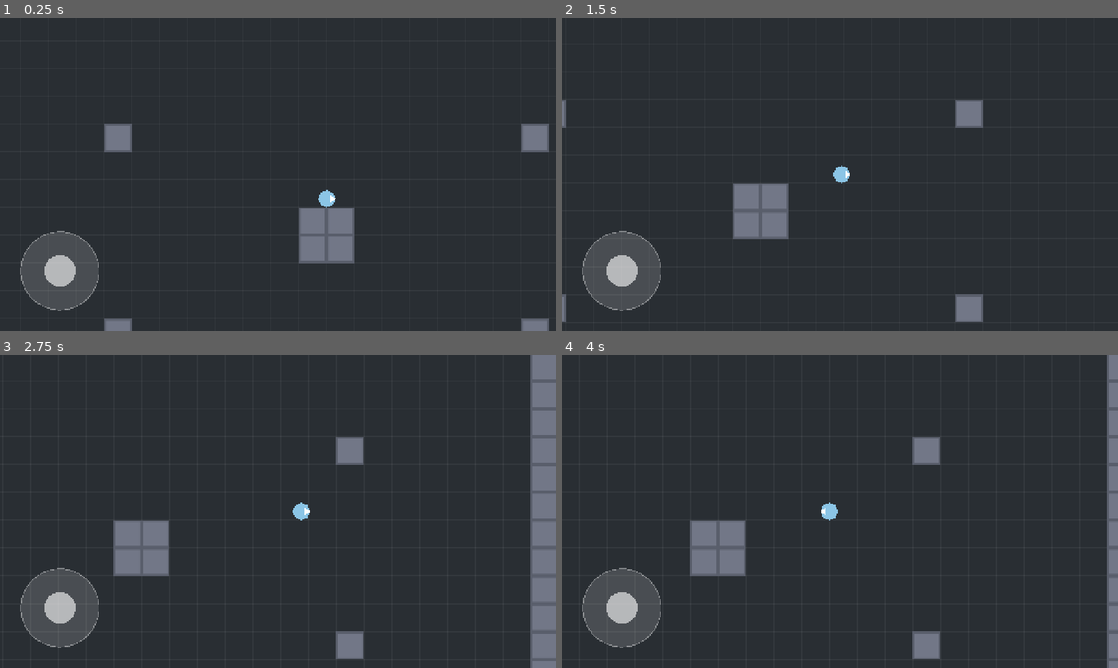
Above: before the commit, frames 1-4 (two rows, left to right).
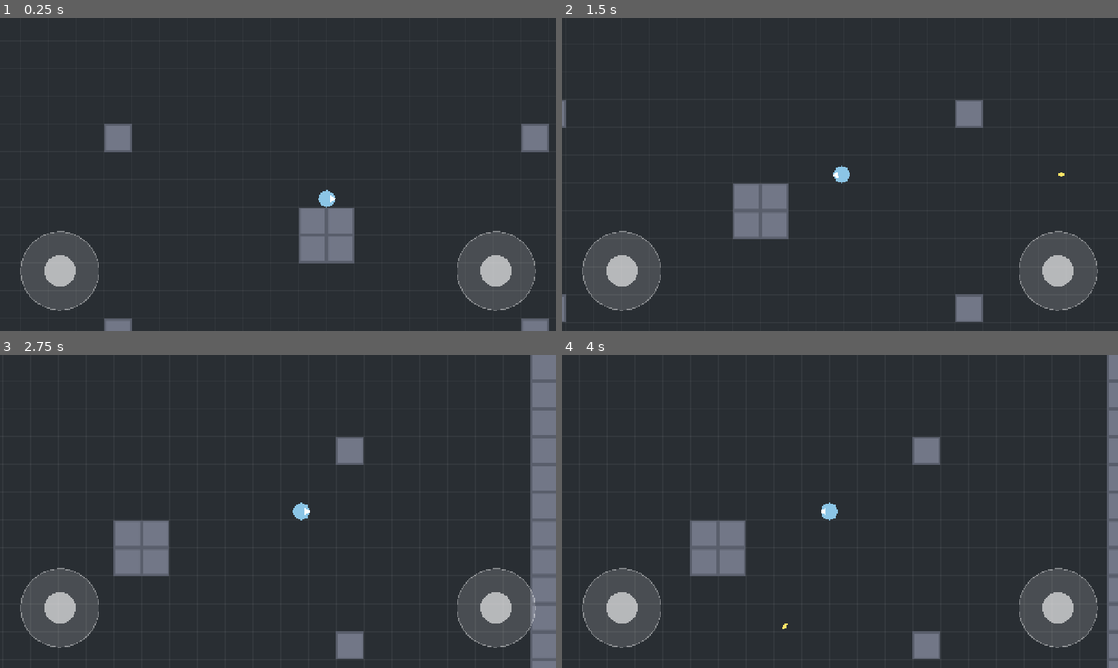
Above: after the commit, the same moments.

Repository: pmudry/bibrawl
Game: Godot game, scene res://scenes/arena/arena.tscn
Same seed, same stepped clock (60 frames per second), same inputs: the game is played once before the commit and once after it.
Inputs (mouse positions are in pixels of both pictures, inside the frame that each line leads up to):
- Up to frame 1 (0.25 s): no input
- Up to frame 2 (1.5 s): move the mouse to (962, 158) at 0.52 s; hold D (move_right) 0.53-1.25 s; hold Space (fire, bound only after the commit) 0.53-1.25 s; click (962, 158) at 0.67 s; drag from (728, 190) to (812, 237) at 1.27 s
- Up to frame 3 (2.75 s): tap Enter at 2 s; move the mouse to (333, 442) at 2.02 s; hold D (move_right) from 2.03 s (still down); hold Space (fire, bound only after the commit) from 2.03 s (still down); click (333, 442) at 2.17 s
- Up to frame 4 (4 s): release D (move_right) at 2.75 s; release Space (fire, bound only after the commit) at 2.75 s; drag from (812, 574) to (673, 464) at 2.77 s; move the mouse to (1006, 558) at 3.52 s; hold A (move_left) from 3.53 s (still down); hold Space (fire, bound only after the commit) from 3.53 s (still down); click (1006, 558) at 3.67 s

The runs differ from the first frame. In frame 1, 2.8% of the frame differs, in the area x 82-97%, y 68-94%; in frame 2, 2.9%, in the area x 48-97%, y 48-94%; in frame 3, 2.8%; in frame 4, 2.8%.

Commit message:
Joystick de visée et projectiles
- Second joystick (droite) : viser en maintenant, tirer au relâchement, tap = tir devant soi
- Desktop : clic gauche tire vers la souris, espace tire devant soi
- Projectile (Area2D) : touche murs et personnages, ignore le tireur
- BaseCharacter : PV, take_damage, cadence de tir, signaux health_changed / died

Co-Authored-By: Claude Opus 5 (1M context) <noreply@anthropic.com>

Diff:
--- a/project.godot
+++ b/project.godot
@@ -48,6 +48,11 @@
 , Object(InputEventKey,"resource_local_to_scene":false,"resource_name":"","device":-1,"window_id":0,"alt_pressed":false …(186 unchanged characters)…
 ]
 }
+fire={
+"deadzone": 0.2,
+"events": [Object(InputEventKey,"resource_local_to_scene":false,"resource_name":"","device":-1,"window_id":0,"alt_pressed":false,"shift_pressed":false,"ctrl_pressed":false,"meta_pressed":false,"pressed":false,"keycode":0,"physical_keycode":32,"key_label":0,"unicode":32,"location":0,"echo":false,"script":null)
+]
+}
 
 [input_devices]
 
--- /dev/null
+++ b/scenes/projectiles/projectile.tscn
@@ -0,0 +1,17 @@
+[gd_scene load_steps=3 format=3]
+
+[ext_resource type="Script" path="res://scripts/projectiles/projectile.gd" id="1_projectile"]
+
+[sub_resource type="CircleShape2D" id="CircleShape2D_hit"]
+radius = 6.0
+
+[node name="Projectile" type="Area2D"]
+collision_layer = 0
+script = ExtResource("1_projectile")
+
+[node name="Body" type="Polygon2D" parent="."]
+color = Color(1, 0.9, 0.4, 1)
+polygon = PackedVector2Array(10, 0, 0, -5, -10, 0, 0, 5)
+
+[node name="CollisionShape2D" type="CollisionShape2D" parent="."]
+shape = SubResource("CircleShape2D_hit")
--- a/scenes/ui/hud.tscn
+++ b/scenes/ui/hud.tscn
@@ -4,7 +4,7 @@
 
 [node name="HUD" type="CanvasLayer"]
 
-[node name="VirtualJoystick" type="Control" parent="." groups=["virtual_joystick"]]
+[node name="MoveJoystick" type="Control" parent="." groups=["move_joystick"]]
 anchors_preset = 2
 anchor_top = 1.0
 anchor_bottom = 1.0
@@ -13,5 +13,18 @@
 offset_right = 228.0
 offset_bottom = -48.0
 grow_vertical = 0
-mouse_filter = 2
 script = ExtResource("1_joystick")
+
+[node name="AimJoystick" type="Control" parent="." groups=["aim_joystick"]]
+anchors_preset = 3
+anchor_left = 1.0
+anchor_top = 1.0
+anchor_right = 1.0
+anchor_bottom = 1.0
+offset_left = -228.0
+offset_top = -228.0
+offset_right = -48.0
+offset_bottom = -48.0
+grow_horizontal = 0
+grow_vertical = 0
+script = ExtResource("1_joystick")
--- a/scripts/characters/base_character.gd
+++ b/scripts/characters/base_character.gd
@@ -1,40 +1,108 @@
 class_name BaseCharacter
 extends CharacterBody2D
 
-## Personnage de base : déplacement top-down, caméra qui suit.
+## Personnage de base : déplacement top-down, visée, tir, caméra qui suit.
 ## Les classes (assassin, archer, sorcier, tank) hériteront de cette scène.
 
+signal health_changed(current: int, maximum: int)
+signal died
+
 @export var speed: float = 260.0
+@export var max_health: int = 100
+@export var projectile_scene: PackedScene = preload("res://scenes/projectiles/projectile.tscn")
+@export var fire_cooldown: float = 0.35
+## Distance entre le centre du perso et le point d'apparition du projectile.
+@export var muzzle_offset: float = 28.0
 ## Seul le joueur local lit les inputs et active sa caméra.
 @export var is_local_player: bool = true
+
+var health: int
 
 @onready var _camera: Camera2D = $Camera2D
 @onready var _nose: Node2D = $Nose
 
-var _joystick: VirtualJoystick
+var _move_joystick: VirtualJoystick
+var _aim_joystick: VirtualJoystick
+var _facing: Vector2 = Vector2.RIGHT
+var _cooldown_left: float = 0.0
 
 
 func _ready() -> void:
+	health = max_health
 	_camera.enabled = is_local_player
-	_joystick = get_tree().get_first_node_in_group("virtual_joystick") as VirtualJoystick
+	_move_joystick = get_tree().get_first_node_in_group("move_joystick") as VirtualJoystick
+	_aim_joystick = get_tree().get_first_node_in_group("aim_joystick") as VirtualJoystick
+	if is_local_player and _aim_joystick != null:
+		_aim_joystick.released.connect(_on_aim_released)
 
 
-func _physics_process(_delta: float) -> void:
+func _physics_process(delta: float) -> void:
+	_cooldown_left = maxf(_cooldown_left - delta, 0.0)
 	if not is_local_player:
 		return
-	var direction := _read_input()
+	var direction := _read_move()
 	velocity = direction * speed
 	move_and_slide()
-	if direction.length_squared() > 0.0:
-		_nose.rotation = direction.angle()
+
+	# Le regard suit la visée en priorité, sinon le déplacement.
+	var aim := _aim_joystick.output if _aim_joystick != null else Vector2.ZERO
+	if aim.length_squared() > 0.0:
+		_facing = aim.normalized()
+	elif direction.length_squared() > 0.0:
+		_facing = direction.normalized()
+	_nose.rotation = _facing.angle()
+
+
+## Desktop : clic gauche tire vers la souris, espace tire devant soi.
+## Sur écran tactile, un tap hors des joysticks arrive ici comme un clic
+## (émulation souris) et tire donc vers le point touché.
+func _unhandled_input(event: InputEvent) -> void:
+	if not is_local_player:
+		return
+	if event is InputEventMouseButton and event.pressed and event.button_index == MOUSE_BUTTON_LEFT:
+		var to_mouse := get_global_mouse_position() - global_position
+		if to_mouse.length_squared() > 0.0:
+			_facing = to_mouse.normalized()
+		_try_fire(_facing)
+	elif event.is_action_pressed("fire"):
+		_try_fire(_facing)
 
 
 ## Clavier (WASD / flèches) ou joystick virtuel : le joystick gagne s'il est utilisé.
-func _read_input() -> Vector2:
+func _read_move() -> Vector2:
 	var direction := Input.get_vector("move_left", "move_right", "move_up", "move_down")
-	if _joystick != null and _joystick.output.length_squared() > 0.0:
-		direction = _joystick.output
+	if _move_joystick != null and _move_joystick.output.length_squared() > 0.0:
+		direction = _move_joystick.output
 	return direction.limit_length(1.0)
+
+
+## Relâcher le joystick de visée tire ; un simple tap tire dans la direction du regard.
+func _on_aim_released(direction: Vector2) -> void:
+	if direction.length_squared() > 0.0:
+		_facing = direction.normalized()
+	_try_fire(_facing)
+
+
+func _try_fire(direction: Vector2) -> void:
+	if _cooldown_left > 0.0:
+		return
+	_cooldown_left = fire_cooldown
+	var projectile: Projectile = projectile_scene.instantiate()
+	projectile.direction = direction
+	projectile.shooter = self
+	projectile.global_position = global_position + direction * muzzle_offset
+	# Le projectile vit dans la scène, pas dans le perso, pour ne pas suivre ses déplacements.
+	get_tree().current_scene.add_child(projectile)
+
+
+func take_damage(amount: int, _from: Node2D) -> void:
+	health = maxi(health - amount, 0)
+	health_changed.emit(health, max_health)
+	if health == 0:
+		died.emit()
+		# Phase 1 : mort et respawn. Pour l'instant on se contente de remettre les PV.
+		health = max_health
+		health_changed.emit(health, max_health)
 
 
 ## Empêche la caméra de sortir de l'arène.
--- /dev/null
+++ b/scripts/projectiles/projectile.gd
@@ -0,0 +1,35 @@
+class_name Projectile
+extends Area2D
+
+## Projectile rectiligne : avance, touche la première chose sur son chemin
+## (mur ou personnage), disparaît. Le tireur est ignoré.
+
+@export var speed: float = 700.0
+@export var damage: int = 10
+@export var lifetime: float = 1.2
+
+var direction: Vector2 = Vector2.RIGHT
+var shooter: Node2D
+
+var _time_left: float
+
+
+func _ready() -> void:
+	_time_left = lifetime
+	rotation = direction.angle()
+	body_entered.connect(_on_body_entered)
+
+
+func _physics_process(delta: float) -> void:
+	position += direction * speed * delta
+	_time_left -= delta
+	if _time_left <= 0.0:
+		queue_free()
+
+
+func _on_body_entered(body: Node2D) -> void:
+	if body == shooter:
+		return
+	if body.has_method("take_damage"):
+		body.take_damage(damage, shooter)
+	queue_free()
--- a/scripts/ui/virtual_joystick.gd
+++ b/scripts/ui/virtual_joystick.gd
@@ -3,6 +3,11 @@
 
 ## Joystick tactile : une base fixe et un bouton qui suit le doigt.
 ## [member output] vaut un vecteur de longueur 0..1, lu par le personnage.
+## [signal released] sert au joystick de visée : on tire en relâchant.
+
+## Émis au relâchement avec la dernière direction (Vector2.ZERO si le doigt
+## était revenu au centre, ce qui correspond à un simple tap).
+signal released(direction: Vector2)
 
 @export var radius: float = 90.0
 @export var knob_radius: float = 36.0
@@ -12,6 +17,9 @@
 @export var always_visible: bool = false
 
 var output: Vector2 = Vector2.ZERO
+var is_pressed: bool:
+	get:
+		return _touch_index != -1
 
 var _touch_index: int = -1
 var _knob_offset: Vector2 = Vector2.ZERO
@@ -59,10 +67,12 @@
 
 
 func _release() -> void:
+	var last_output := output
 	_touch_index = -1
 	_knob_offset = Vector2.ZERO
 	output = Vector2.ZERO
 	queue_redraw()
+	released.emit(last_output)
 
 
 func _draw() -> void:
Not shown, added: scripts/projectiles/projectile.gd.uid
Not shown, changed: README.md
